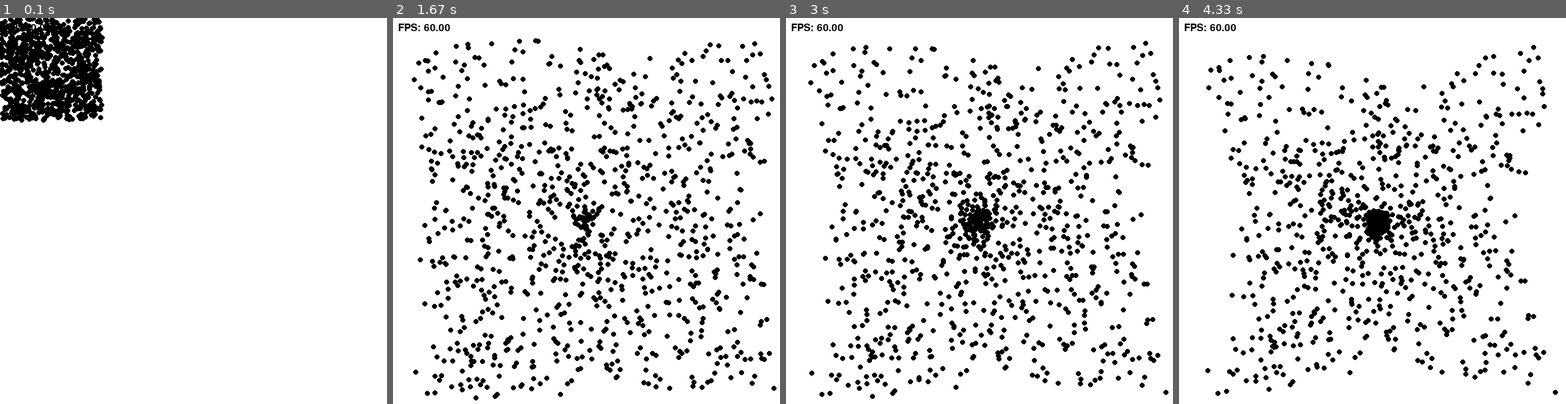
Above: before the commit, frames 1-4 (left to right).
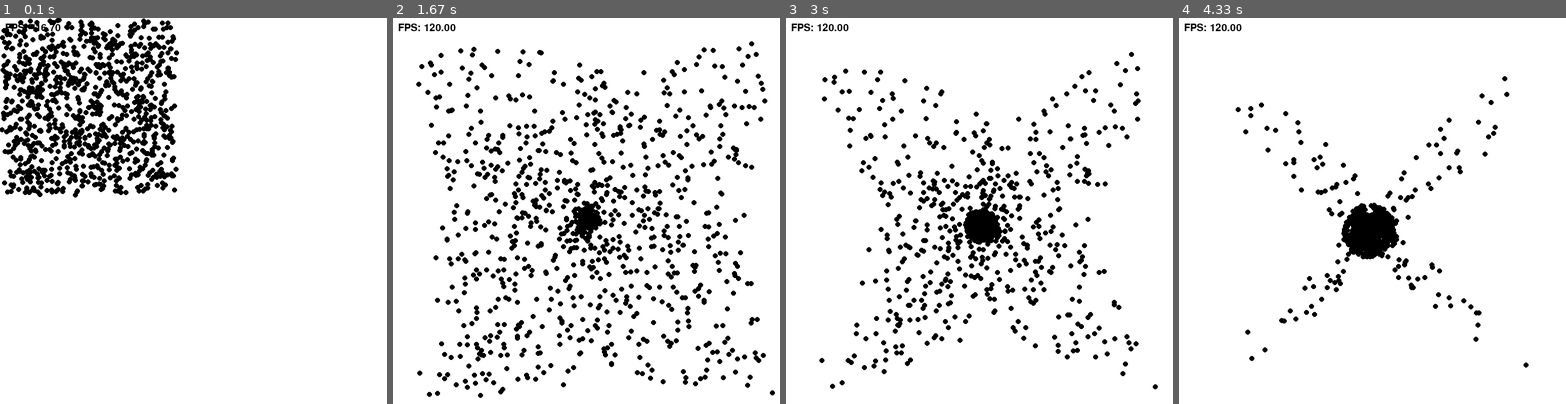
Above: after the commit, the same moments.

Repository: VitaminB16/particles-universe
Game: pygame game, started from main.py
The game is run twice, just before and just after one commit, with the same random seed, the same clock (stepped at 60 frames per second) and the same inputs.
Inputs:
- Up to frame 1 (0.1 s): no input
- Up to frame 2 (1.67 s): no input
- Up to frame 3 (3 s): no input
- Up to frame 4 (4.33 s): no input

The runs differ from the first frame. In frame 1, 10% of the frame differs, in the area x 0-47%, y 0-47%; in frame 2, 19%, in the area x 4-100%, y 1-100%; in frame 3, 15%; in frame 4, 11%.

Commit message:
Chore: tidy up

Diff:
--- a/universe_game/universe_game.py
+++ b/universe_game/universe_game.py
@@ -1,10 +1,11 @@
+from matplotlib.animation import FuncAnimation
+import matplotlib.pyplot as plt
+from time import time
 import numpy as np
-import matplotlib.pyplot as plt
-from matplotlib.animation import FuncAnimation
-from time import time
 import pygame
 import math
 
+from .utils import jprint
 from .distributions import hexagonal_lattice
 from .pygame_utils import compute_dynamic_scale_and_offset, lerp
 
@@ -20,6 +21,8 @@
         self.box_width = kwargs.get("box_width", 1)
         self.clip_boundary = kwargs.get("clip_boundary", True)
         self.distribution = kwargs.get("distribution", "uniform")
+        print("Initialized UniverseGame with the following parameters:")
+        jprint(self.__dict__)
         self.particlePos = self._initialize_particle_positions()
         self.prev_scale_x, self.prev_scale_y = 1, 1
         self.prev_offset_x, self.prev_offset_y = 0, 0
@@ -44,10 +47,8 @@
         font = pygame.font.Font(None, 30)
         lerp_factor = 0.05  # This determines how smooth the transition will be
         circle_radius = 5
-
         # Create a separate surface for particles
         particle_surface = pygame.Surface(window_size, pygame.SRCALPHA)
-
         # Precompute x and y velocities for all particles
         velocities = []
         for _, _, angle in self.particlePos:
@@ -55,7 +56,6 @@
             vel_x = self.velocity * math.cos(radian)
             vel_y = self.velocity * math.sin(radian)
             velocities.append((vel_x, vel_y))
-
         while True:
             for event in pygame.event.get():
                 if event.type == pygame.QUIT:
@@ -82,14 +82,16 @@
                 vel_x, vel_y = velocities[idx]
                 x += vel_x
                 y += vel_y
-
                 scaled_x = (x + final_offset_x) * final_scale_x
                 scaled_y = (y + final_offset_y) * final_scale_y
                 pygame.draw.circle(
-                    particle_surface, (0, 0, 0), (int(scaled_x), int(scaled_y)), circle_radius
+                    particle_surface,
+                    (0, 0, 0),
+                    (scaled_x, scaled_y),
+                    circle_radius,
                 )
 
-            screen.blit(particle_surface, (0, 0))  # Blit particle surface onto main screen
+            screen.blit(particle_surface, (0, 0))
 
             # Update previous values for next frame
             self.prev_scale_x, self.prev_scale_y = final_scale_x, final_scale_y
@@ -100,8 +102,7 @@
             screen.blit(fps_text, (10, 10))
 
             pygame.display.flip()
-            clock.tick(60)  # Set max fps to 60
-
+            clock.tick(120)
 
     def animate(self, save=False, filename="animation.mp4", fps=60):
         """Display the animation in a matplotlib animation. If save is True, save the animation to filename."""
@@ -174,7 +175,7 @@
         return dx, dy, distances
 
     def _calculate_relative_bearings(self, dx, dy):
-        bearings = np.arctan2(dy, dx)
+        bearings = np.arctan2(dy, dx)  # The main bottleneck!
         relative_bearings = np.degrees(bearings) - self.particlePos[:, 2, np.newaxis]
         return (relative_bearings + 180) % 360 - 180
 
--- /dev/null
+++ b/universe_game/utils.py
@@ -0,0 +1,5 @@
+import json
+
+def jprint(obj):
+    text = json.dumps(obj, sort_keys=False, indent=3)
+    print(text)
Not shown, changed: .gitignore
